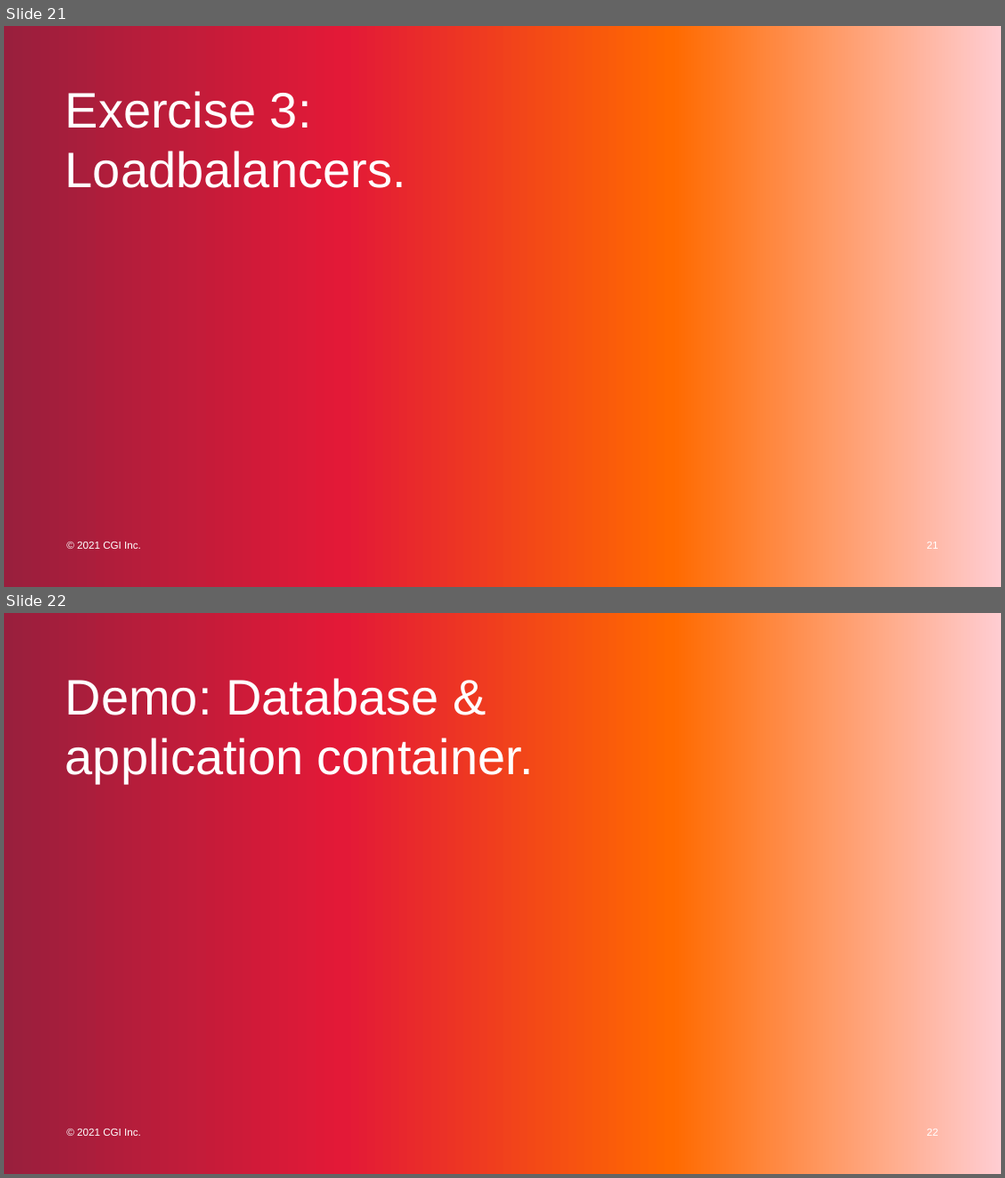
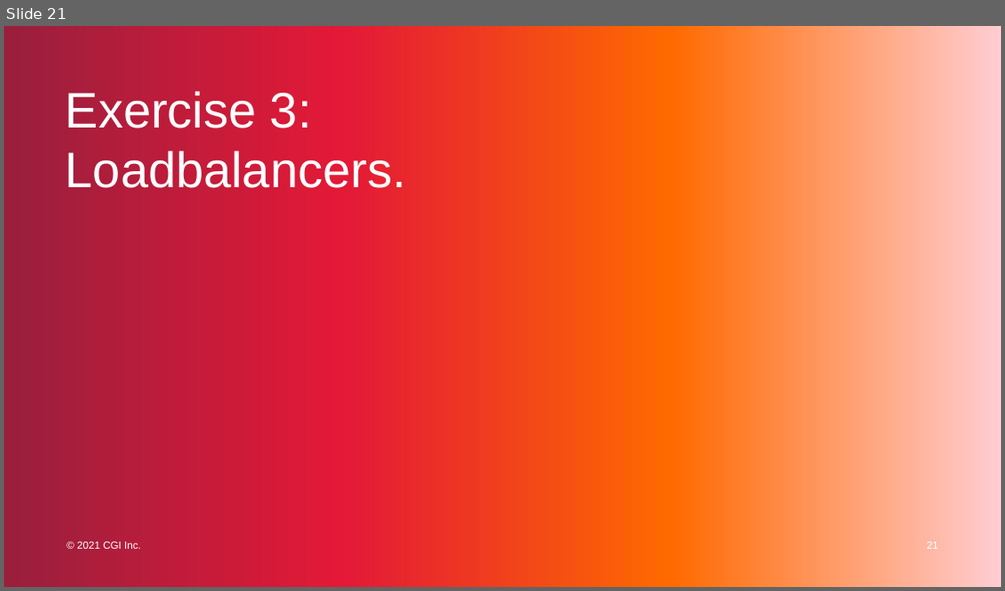
Before and after one commit to favna/docker-workshop, a slide deck: GC_Docker_2022.pptx. Shown one above the other, each under a label of ours: slides 21 and 22 before the commit, slide 21 after it. The pictures are 1005x1178 and 1005x591 pixels, drawn with LibreOffice and Linux fonts; fonts in the diff are those of the drawing. Boxes give left, top, right and bottom in pixels: in the first picture for what was removed or moved away, otherwise in the second. Text is boxed around its words. In the diff, an @@ line names an element or a change of style, - is before the commit and + after.

```diff
--- a/GC_Docker_2022.pptx
+++ b/GC_Docker_2022.pptx
@@ slide 22 removed at bbox=[4, 613, 1001, 1174], background #FFFFFF; not listed: 3 template elements that a slide beside it also shows @@
@@ title removed at bbox=[65, 678, 534, 783] @@
-Demo: Database & application container.
@@ page number removed at bbox=[927, 1128, 938, 1135] @@
-22
```
Also in this commit, not shown: 1 slide changed, 1 slide added.
